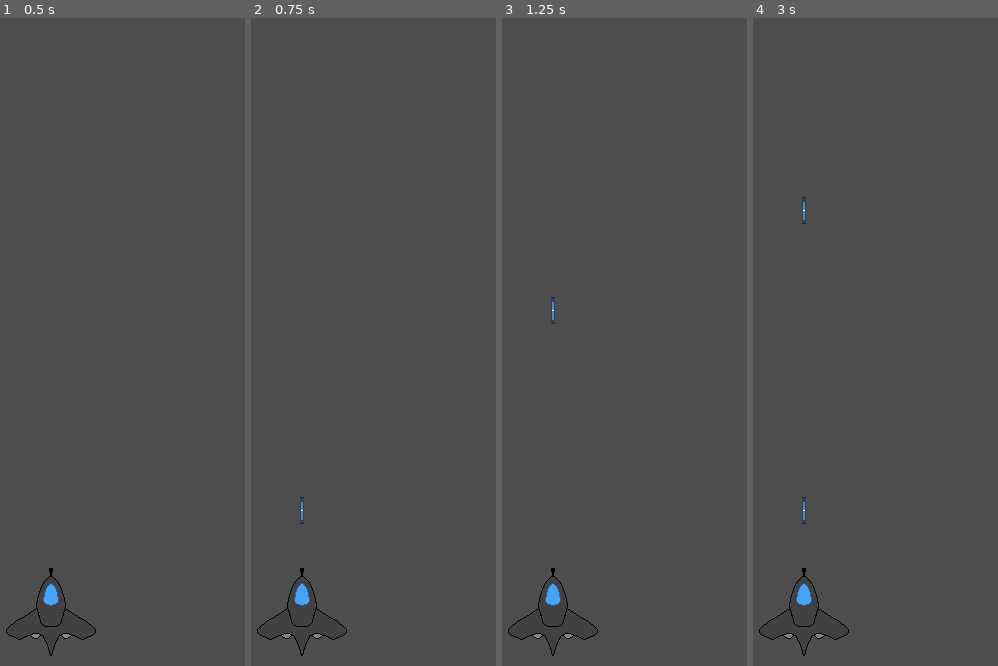
Above: before the commit, frames 1-4 (left to right).
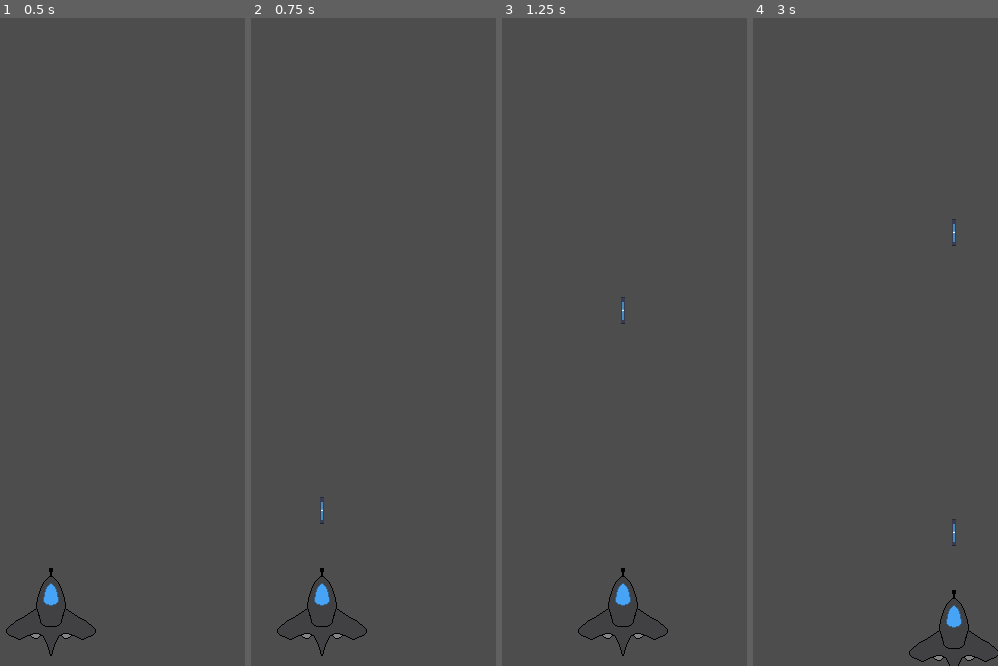
Above: after the commit, the same moments.

Repository: prachtkira/SimpleShooter
Game: Godot game, scene res://scenes/main.tscn
The game is run twice, just before and just after one commit, with the same random seed, the same clock (stepped at 60 frames per second) and the same inputs. The engine's default icon, where the game draws it, is replaced by a stand-in: a white triangle on a blue panel in a dark square.
Inputs (mouse positions are in pixels of both pictures, inside the frame that each line leads up to):
- Up to frame 1 (0.5 s): no input
- Up to frame 2 (0.75 s): tap Enter at 0.5 s; move the mouse to (378, 309) at 0.52 s; hold Right (ui_right) from 0.53 s (still down); click (378, 309) at 0.6 s
- Up to frame 3 (1.25 s): keep holding Right (ui_right)
- Up to frame 4 (3 s): move the mouse to (outside the picture) at 1.27 s; release Right (ui_right) at 1.28 s; hold Down (ui_down) 1.28-2.03 s; click (outside the picture) at 1.35 s; move the mouse to (828, 199) at 2.02 s; hold Right (ui_right) 2.03-2.78 s; click (828, 199) at 2.1 s; move the mouse to (767, 471) at 2.77 s; hold Up (ui_up) from 2.78 s (still down); click (767, 471) at 2.85 s

Frame 1 is identical in both runs. In frame 2, 0.8% of the frame differs, in the area x 2-48%, y 73-99%; in frame 3, 0.9%; in frame 4, 0.9%, in the area x 2-100%, y 27-100%.

Commit message:
Movement fixed
Mistyped a "var" in wrong line...

Diff:
--- a/scenes/player.tscn
+++ b/scenes/player.tscn
@@ -11,6 +11,7 @@
 script = ExtResource("1_y0lic")
 
 [node name="Sprite2D" type="Sprite2D" parent="."]
+texture_filter = 1
 texture = ExtResource("2_7ttmb")
 
 [node name="CollisionShape2D" type="CollisionShape2D" parent="."]
--- a/scripts/player.gd
+++ b/scripts/player.gd
@@ -14,7 +14,7 @@
 
 func _physics_process(delta):
 
-	var velocity = Vector2(0,0)
+	velocity = Vector2(0,0)
 
 	if Input.is_action_pressed("ui_up"):
 		velocity.y -= movementSpeed
